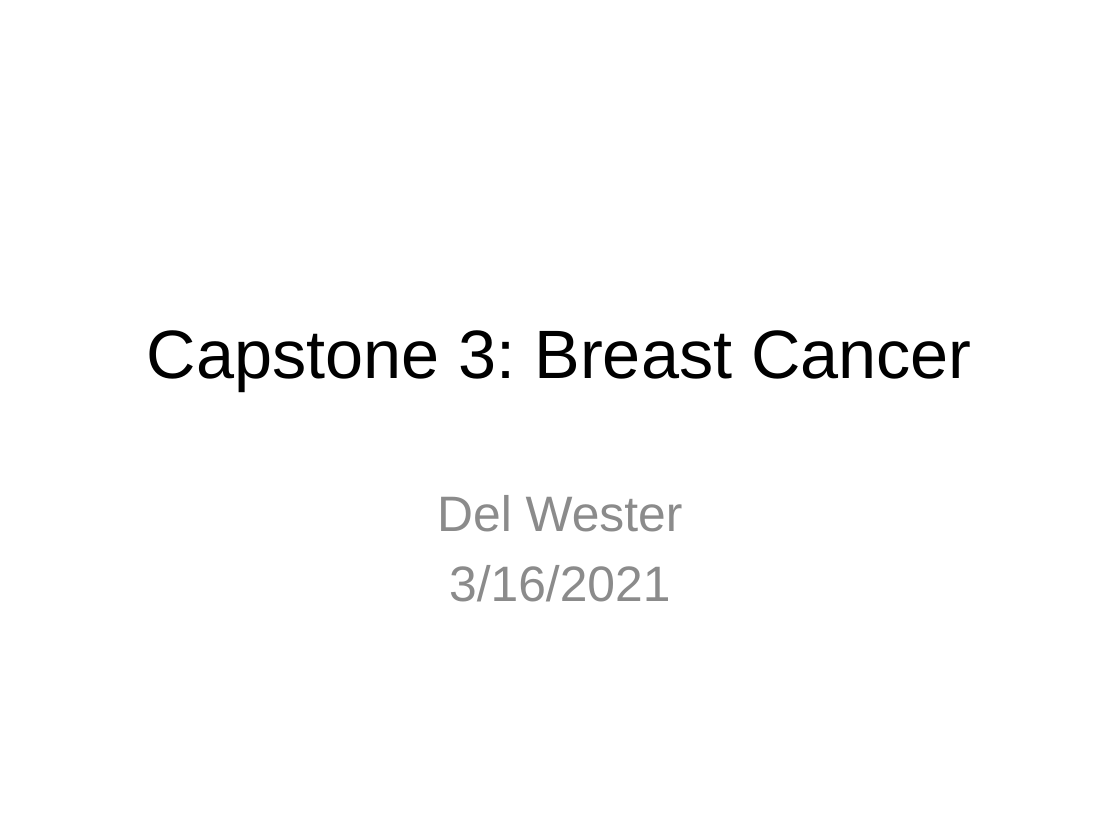
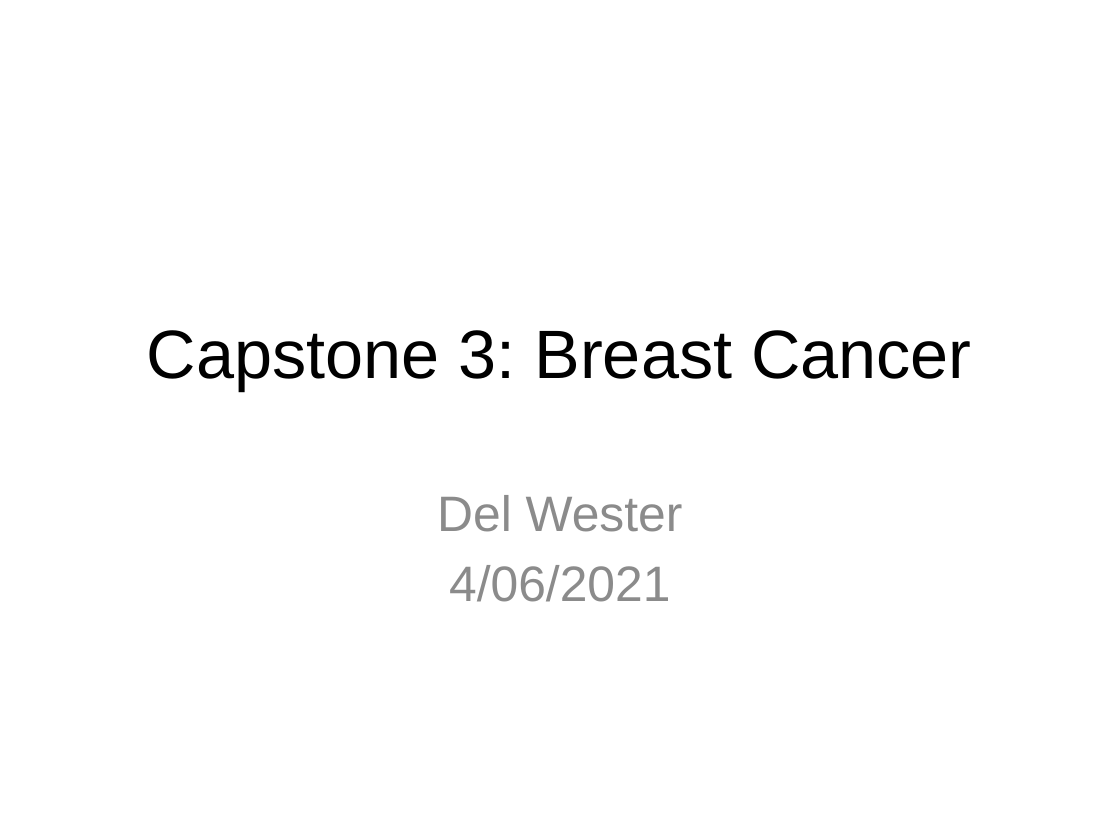
Before and after one commit to delwester/Springboard, a slide deck: slide 1 of Capstone3/Capstone3_FinalPres.pptx. Drawn at 1120x840 pixels with LibreOffice and Linux fonts; fonts in the diff are those of the drawing. Boxes give left, top, right and bottom in pixels: in the first picture for what was removed or moved away, otherwise in the second. Text is boxed around its words. In the diff, an @@ line names an element or a change of style, - is before the commit and + after.

```diff
--- a/Capstone3/Capstone3_FinalPres.pptx
+++ b/Capstone3/Capstone3_FinalPres.pptx
@@ subtitle at (x1=449, y1=565, x2=670, y2=602): text changed @@
-3/16/2021
+4/06/2021
```
Also in this commit, not shown: 5 other slides changed, 8 slides added, 4 slides removed, 2 other files.
